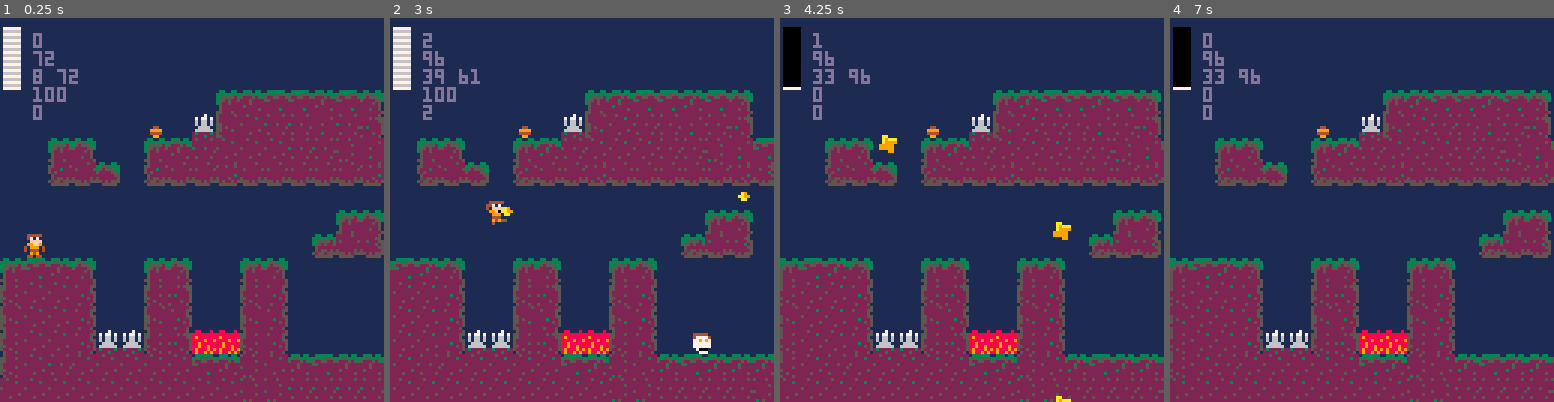
Above: before the commit, frames 1-4 (left to right).
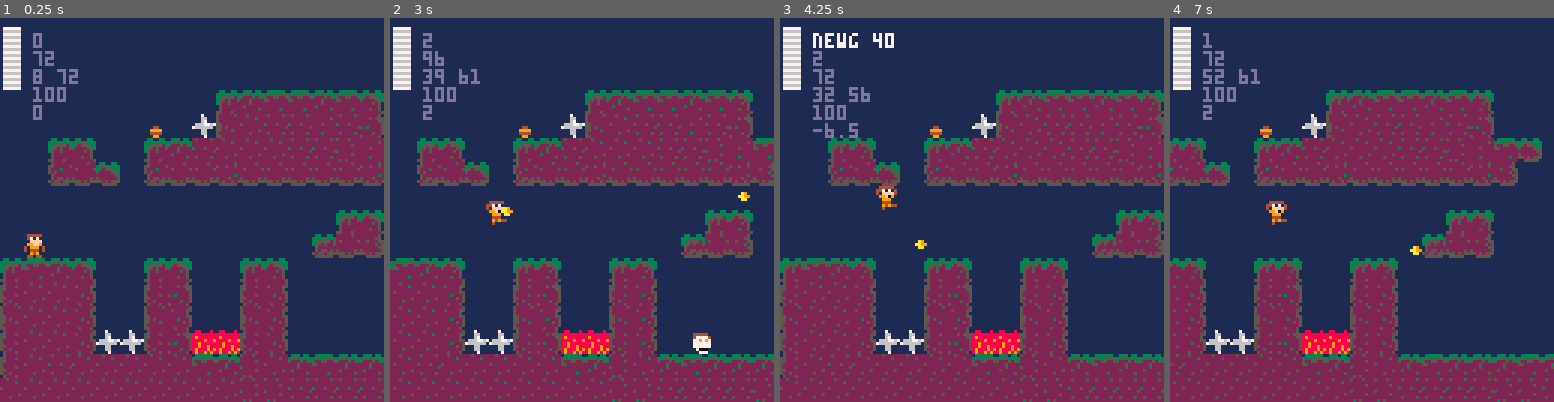
Above: after the commit, the same moments.

Repository: RicoP/picowiese
Game: PICO-8 cartridge mmm.p8
Two runs of this game, one before a commit and one after it. Both use one fixed random seed, a clock stepped at 60 frames per second and the inputs below.
Inputs:
- Up to frame 1 (0.25 s): no input
- Up to frame 2 (3 s): tap X (X key) at 0.33, 1.07, 1.85, 2.97 s; tap O (Z key) at 0.7, 1.7, 2.1, 2.5, 2.9 s; hold Right 1.6-2.1 s; hold Up 2.15-2.42 s; hold Right from 2.47 s (still down)
- Up to frame 3 (4.25 s): release Right at 3.03 s; hold Left 3.08-3.58 s; tap O (Z key) at 3.3, 3.7, 4.1 s; hold Down 3.63-3.97 s; hold Right from 4.02 s (still down); tap X (X key) at 4.08 s
- Up to frame 4 (7 s): tap O (Z key) every 0.4 s from 4.5 to 6.9 s; release Right at 4.68 s; hold Up 4.73-5.03 s; hold Left 5.08-5.68 s; tap X (X key) at 5.2, 6.32 s; hold Down 5.73-6.03 s; hold Right 6.08-6.58 s; hold Right from 6.63 s (still down)

The runs differ from the first frame. In frame 1, 0.7% of the frame differs, in the area x 25-57%, y 25-88%; in frame 2, 0.7%; in frame 3, 15%; in frame 4, 35%, in the area x 0-100%, y 2-100%.

Commit message:
side of spikes kill

Diff:
--- a/mmm.p8
+++ b/mmm.p8
@@ -344,8 +344,9 @@
 
 function check_hero_touch(x,y)
  local t = mget(x/8,y/8)
+
  if p.iframes == 0 and fget(t, flag_instadeath) then
-  kill_hero()
+  --kill_hero()
  end
  if p.iframes == 0 and fget(t, flag_hurt) then
   hurt_hero(20)
@@ -385,6 +386,8 @@
   check_hero_touch(p.x,p.y)
   check_hero_touch(p.x+7,p.y)
  end
+
+ check_spikes()
 
  --shootng
  if btnd(❎) then
@@ -394,7 +397,21 @@
   add(melons, melon)
   sfx(0)
  end
-
+end
+
+function check_spikes()
+	local check_hero_touch=function(x,y)
+	 local t = mget(x/8,y/8)
+
+	 if fget(t, flag_instadeath) then
+	  kill_hero()
+	 end
+	end
+
+ if p.state != p_state_jump then
+  check_hero_touch(p.x,p.y)
+  check_hero_touch(p.x+8,p.y)
+ end
 end
 
 function physics_update()
Not shown, changed: 24 lines of the sprite sheet (__gfx__) section of mmm.p8
